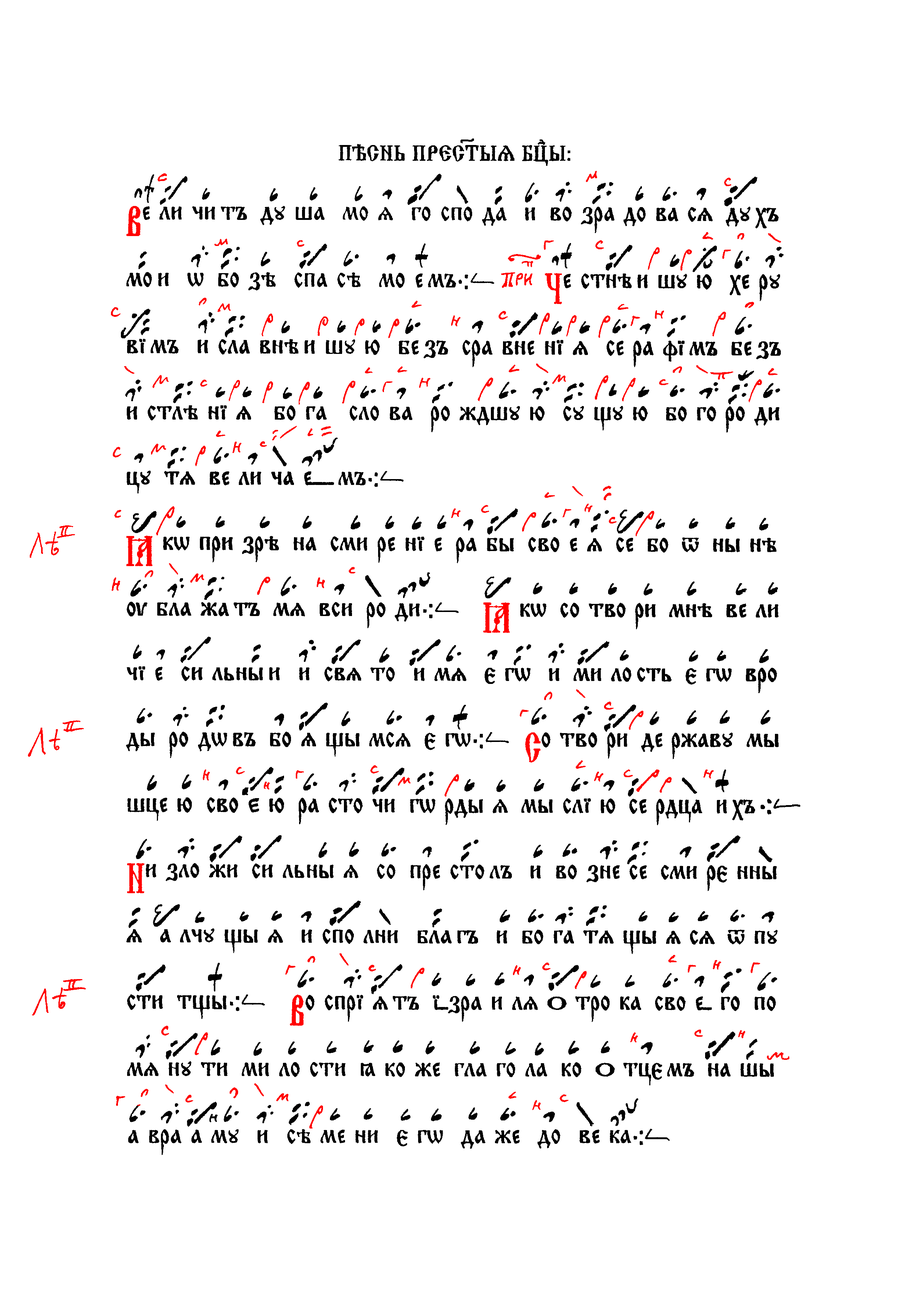
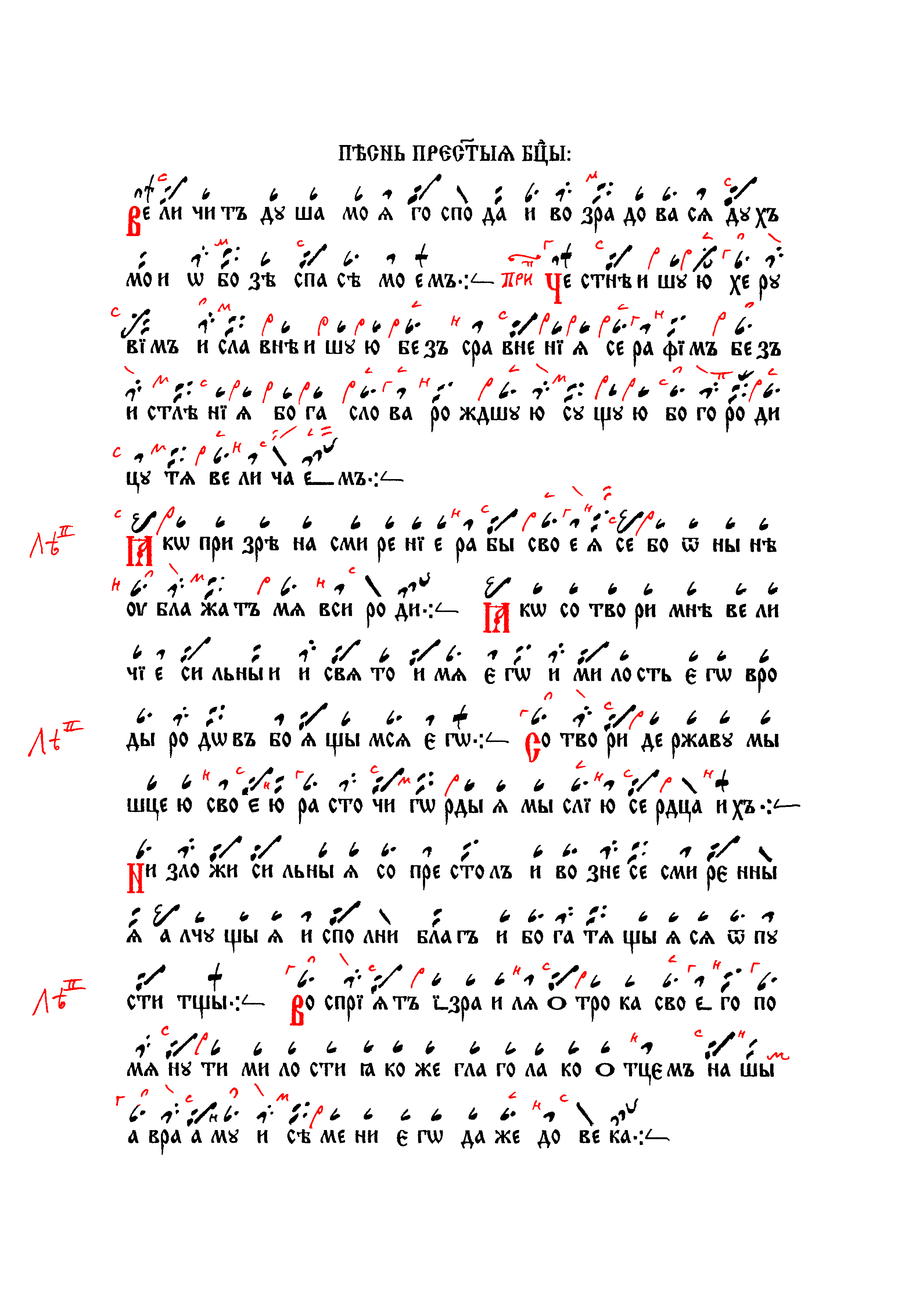
Comparing the layer stacks of the two (923, 1304) images. Changes:
painted on "Червила" over 636, 769, 660, 793
painted on "Чернила" over 636, 769, 660, 793
